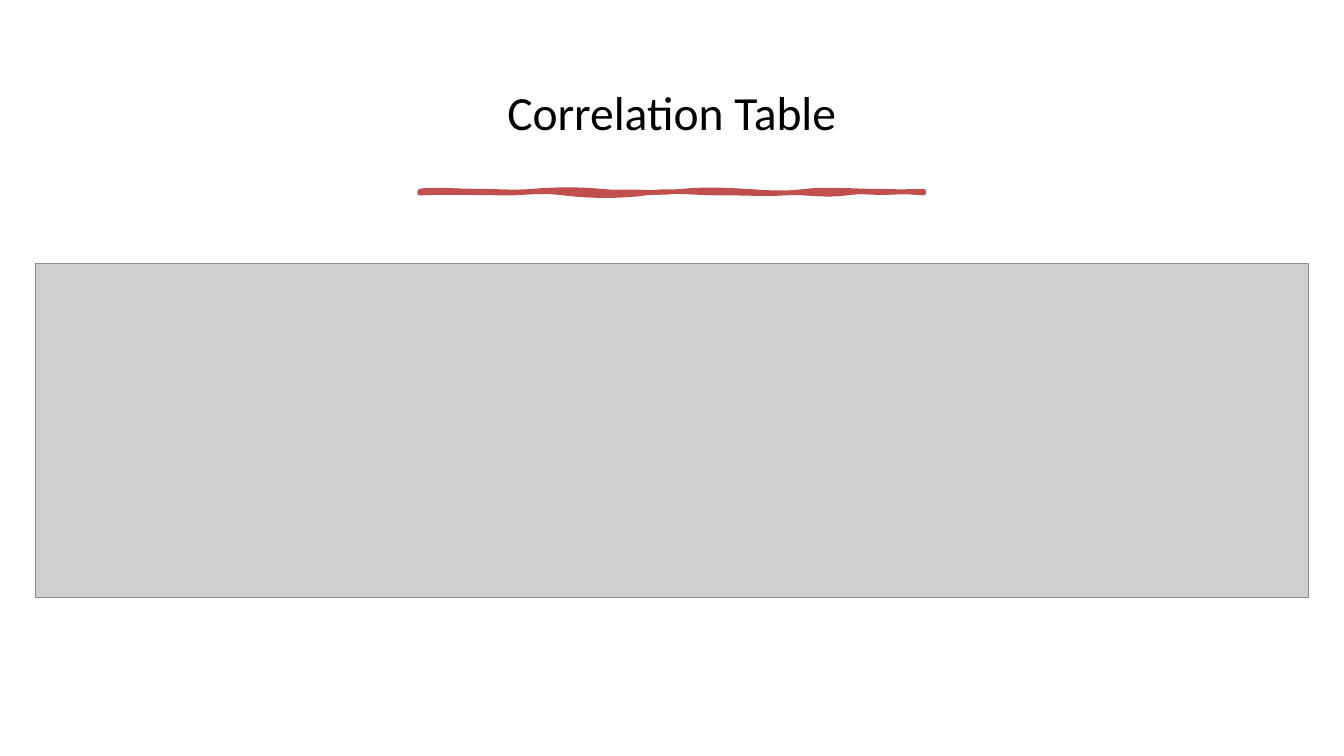
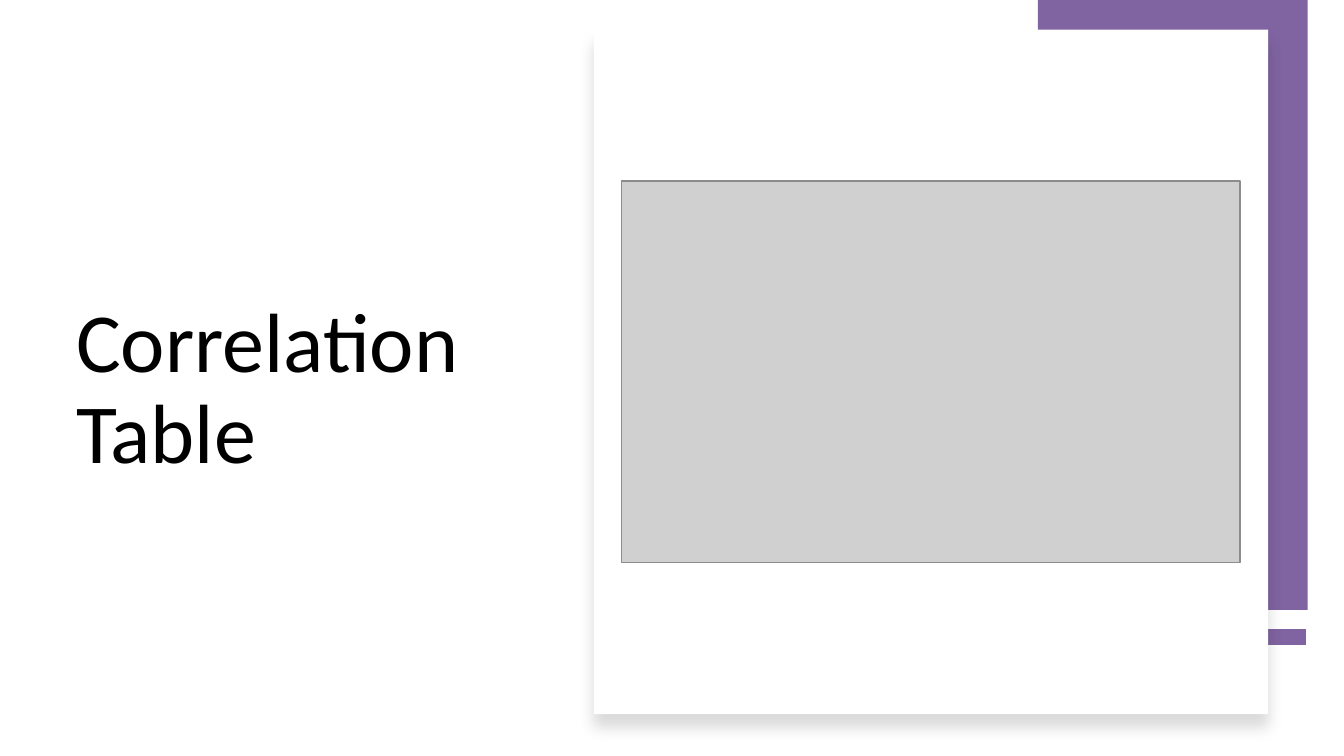
Before and after one commit to Asbetos/DATS6101_final_project, a slide deck: slide 18 of presentation/Presentation Slides- Food deserts in US.pptx. Drawn at 1344x756 pixels with LibreOffice and Linux fonts; fonts in the diff are those of the drawing; grey boxes stand for pictures. Boxes give left, top, right and bottom in pixels: in the first picture for what was removed or moved away, otherwise in the second. Text is boxed around its words. In the diff, an @@ line names an element or a change of style, - is before the commit and + after.

```diff
--- a/presentation/Presentation Slides- Food deserts in US.pptx
+++ b/presentation/Presentation Slides- Food deserts in US.pptx
@@ rectangle added at (594,29,1268,714), fill #FFFFFF @@
@@ rectangle added at (1038,0,1309,610), fill #8064A2 @@
@@ title "Correlation Table": place and size @@
-title "Correlation Table" at (507,97,836,131)
+title "Correlation Table" at (76,313,458,464)
@@ title "Correlation Table" at (76,313,458,464): size 34 to 60 pt; alignment centre to left; vertical alignment middle to bottom @@
@@ freeform shape removed at (419,192,924,194) @@
@@ picture added at (622,181,1240,564) @@
@@ picture removed at (35,263,1309,598) @@
@@ line added from (1307, 637) to (1038, 637), #8064A2 12 pt @@
```
Also in this commit, not shown: 5 other slides changed, 1 other file.
